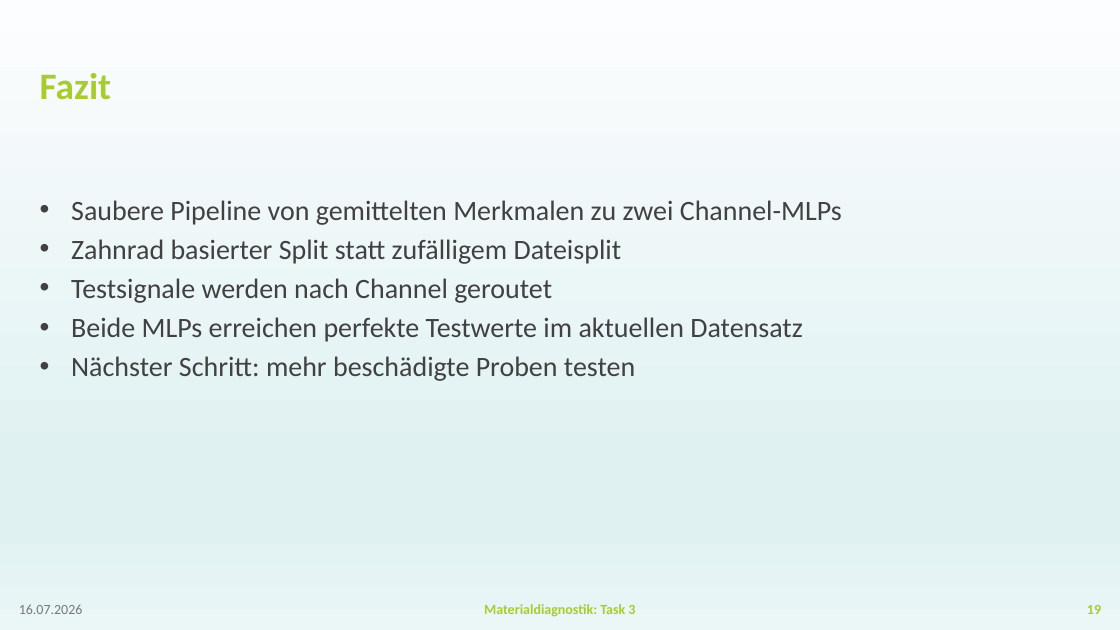
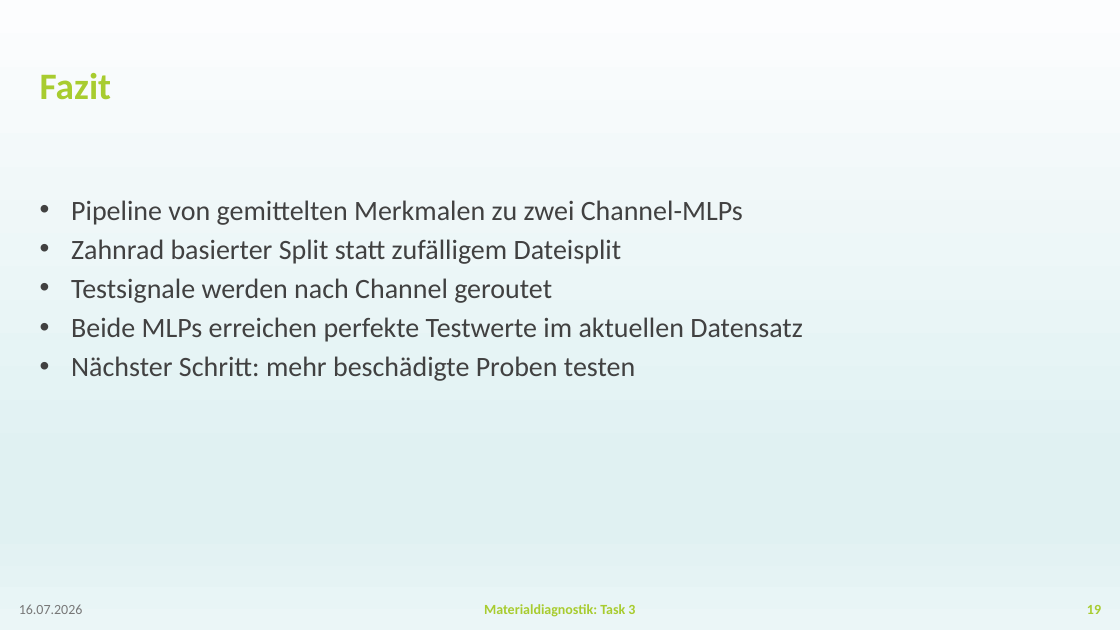
Before and after one commit to BGielczynski/AI_diagnostics, a slide deck: slide 19 of Task_3/Task3Powerpoint.pptx. Drawn at 1120x630 pixels with LibreOffice and Linux fonts; fonts in the diff are those of the drawing; background and template pictures are left out. Boxes give left, top, right and bottom in pixels: in the first picture for what was removed or moved away, otherwise in the second. Text is boxed around its words. In the diff, an @@ line names an element or a change of style, - is before the commit and + after.

Commit message:
final presentation

```diff
--- a/Task_3/Task3Powerpoint.pptx
+++ b/Task_3/Task3Powerpoint.pptx
@@ text at (71, 200, 743, 225): text changed @@
-• Saubere Pipeline von gemittelten Merkmalen zu zwei Channel-MLPs
+• Pipeline von gemittelten Merkmalen zu zwei Channel-MLPs
```
Also in this commit, not shown: 3 other slides changed.
